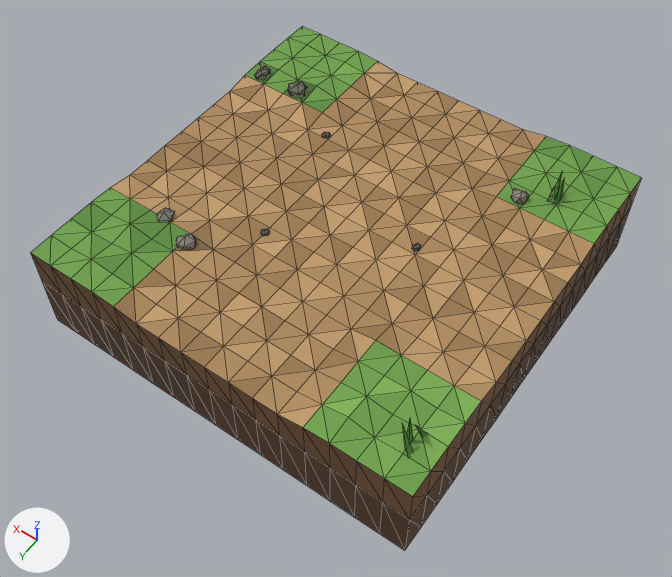
The glTF model models/tiles/road_cross.glb, before and after one commit.
The view is the same before and after, from a 50 mm camera at (-1.64, 2.38, 3.15) aimed at (-0.07, 0.17, -0.32). Every picture has the same lights, and +X, +Y and +Z are marked at lower left. The first picture is the older version. Mesh edges are drawn as thin lines. Vertices at exactly the same position are counted once.

In view in the first picture: 'RoadCross'.
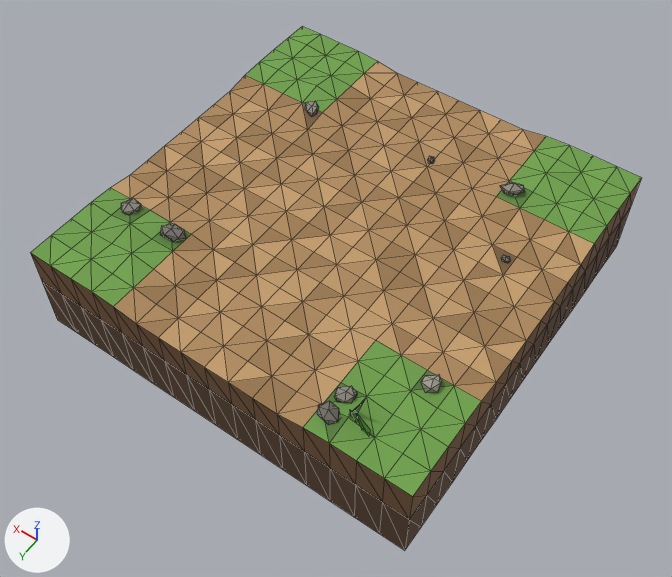
Patch to the scene script:
```diff
--- a/models/tiles/road_cross.glb.py
+++ b/models/tiles/road_cross.glb.py
@@ me_roadcross @@
-me_roadcross.from_pydata(...)  # 540 vertices, 1015 faces; spans x -1.0..1.0, y -1.0..1.0, z -0.5..0.14
-me_roadcross.vertices[516].co = (-0.88, 0.83, -0.02)
-me_roadcross.vertices[517].co = (-0.91, 0.77, -0.02)
-me_roadcross.vertices[518].co = (-0.9, 0.88, 0.0)  # pixel (408, 458)
-me_roadcross.vertices[519].co = (-0.88, 0.76, -0.02)
-me_roadcross.vertices[521].co = (-0.91, 0.74, -0.01)
-me_roadcross.vertices[522].co = (-0.88, 0.81, 0.14)  # pixel (415, 424)
-me_roadcross.vertices[523].co = (-0.88, 0.86, -0.02)
-me_roadcross.vertices[525].co = (-0.91, 0.85, -0.01)
-me_roadcross.vertices[526].co = (-0.84, 0.83, 0.13)
-me_roadcross.vertices[527].co = (-0.85, 0.82, -0.02)
-me_roadcross.vertices[529].co = (-0.88, 0.8, -0.02)
-me_roadcross.vertices[530].co = (-0.85, 0.8, 0.14)  # pixel (410, 417)
+me_roadcross.from_pydata(...)  # 540 vertices, 1023 faces; spans x -1.0..1.0, y -1.0..1.0, z -0.5..0.13
+# me_roadcross part 1: the loose piece of 12 vertices spanning x 0.65..0.74, y -0.6..-0.5, z -0.02..0.04 is scaled about its middle by (0.85, 0.79, 0.819), then moved by (-1.25, 1.35, 0.0)
+# me_roadcross part 2: the loose piece of 12 vertices spanning x 0.23..0.27, y 0.27..0.31, z -0.04..-0.01 is turned 111.9 degrees about the z axis through its middle, then moved by (-0.96, -0.5, 0.0)
+# me_roadcross part 3: 36 of 540 vertices moved; they spanned x -0.75..-0.34, y -0.7..-0.02, z -0.04..0.13 and now span x -0.84..0.87, y -0.57..0.89, z -0.03..0.13; mean shift (0.38, 0.98, 0.01); largest move (-0.71, -0.7, 0.12) -> (-0.64, 0.89, 0.11)
+# me_roadcross part 4: 24 of 540 vertices moved; they spanned x 0.44..0.71, y 0.44..0.59, z -0.04..0.03 and now span x -0.6..-0.49, y -0.61..0.94, z -0.02..0.04; mean shift (-1.13, -0.36, 0.02); largest move (0.53, 0.56, 0.01) -> (-0.58, -0.61, 0.03)
+# me_roadcross part 5: 24 of 540 vertices moved; they spanned x 0.38..0.95, y -0.59..-0.37, z -0.04..0.03 and now span x 0.5..0.62, y -0.53..0.59, z -0.04..0.03; mean shift (-0.1, 0.5, 0.01); largest move (0.39, -0.38, -0.02) -> (0.57, 0.59, 0.03)
+# me_roadcross part 6
+me_roadcross.vertices[516].co = (-0.12, -0.55, -0.04)
+me_roadcross.vertices[517].co = (-0.12, -0.53, -0.03)  # pixel (428, 163)
+me_roadcross.vertices[518].co = (-0.1, -0.55, -0.03)  # pixel (427, 159)
+me_roadcross.vertices[519].co = (-0.11, -0.57, -0.03)
+me_roadcross.vertices[521].co = (-0.13, -0.53, -0.03)  # pixel (432, 163)
+me_roadcross.vertices[522].co = (-0.1, -0.53, -0.02)  # pixel (427, 159)
+me_roadcross.vertices[523].co = (-0.1, -0.56, -0.02)  # pixel (429, 155)
+me_roadcross.vertices[525].co = (-0.14, -0.55, -0.02)  # pixel (434, 160)
+me_roadcross.vertices[526].co = (-0.13, -0.53, -0.02)  # pixel (430, 162)
+me_roadcross.vertices[527].co = (-0.12, -0.55, -0.01)  # pixel (431, 157)
+me_roadcross.vertices[529].co = (-0.66, 0.87, 0.0)
+me_roadcross.vertices[530].co = (-0.64, 0.86, -0.02)
+# me_roadcross part 7: 586 kept faces spanning x -1.0..1.0, y -1.0..1.0, z -0.2..0.13 get new vertex colours
 me_roadcross.materials.append(mat_glow)
```

Changed parts and their boxes [x1, y1, x2, y2] in the pictures (672 x 577 px; the box of a moved part takes in the faces that stretch with it):
part 1 of me_roadcross, moved or reshaped: before [288, 82, 307, 96]; after [334, 386, 357, 403]
part 2 of me_roadcross, moved or reshaped: before [261, 228, 270, 236]; after [501, 255, 510, 263]
part 3 of me_roadcross, moved or reshaped: before [412, 173, 565, 251]; after [121, 198, 441, 436]
part 4 of me_roadcross, moved or reshaped: before [157, 208, 196, 249]; after [317, 183, 525, 425]
part 5 of me_roadcross, moved or reshaped: before [254, 66, 330, 138]; after [160, 101, 318, 242]
part 6 of me_roadcross, moved or reshaped: before [403, 419, 428, 456]; after [350, 156, 435, 422]
part 7 of me_roadcross, recoloured: [71, 62, 617, 468] in both
